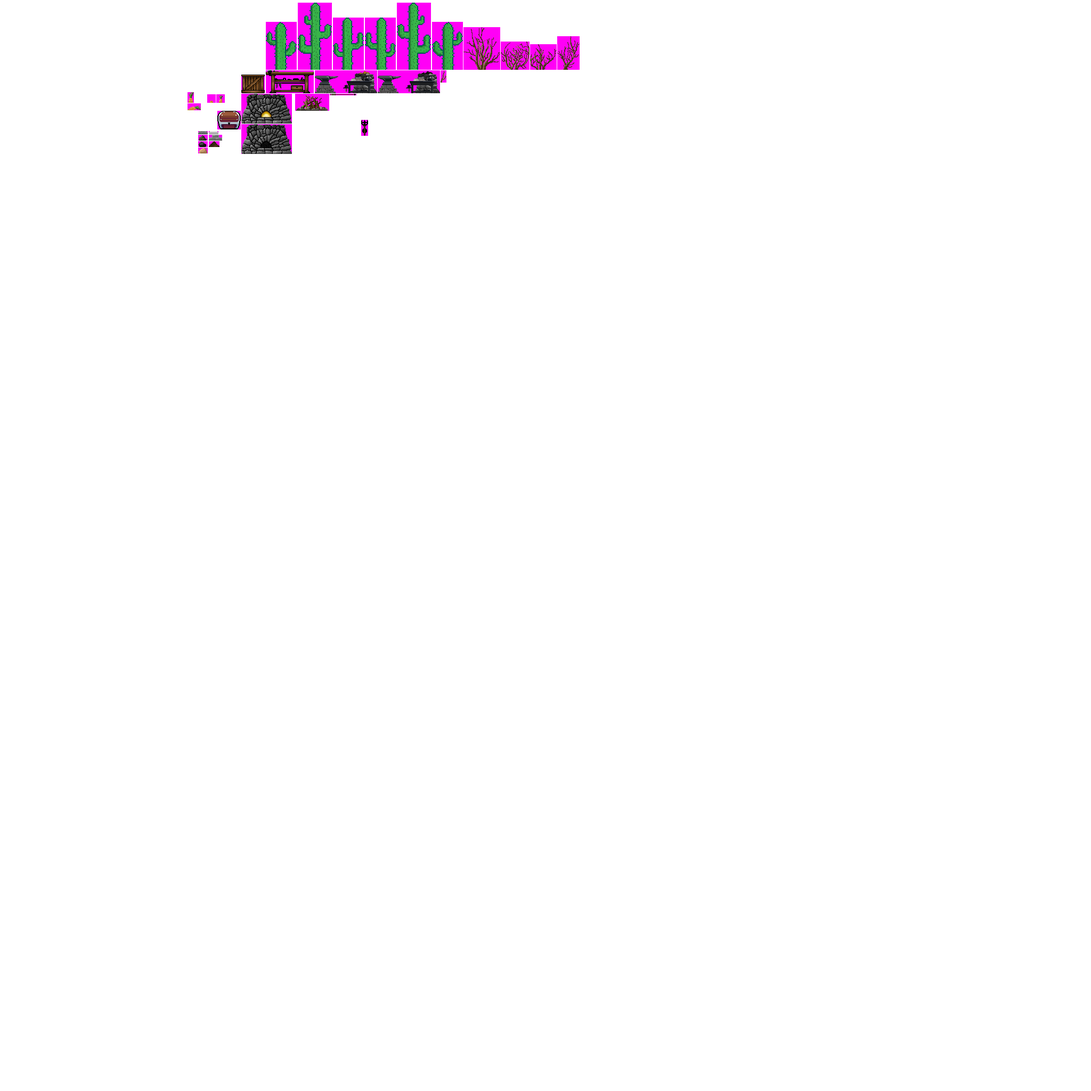
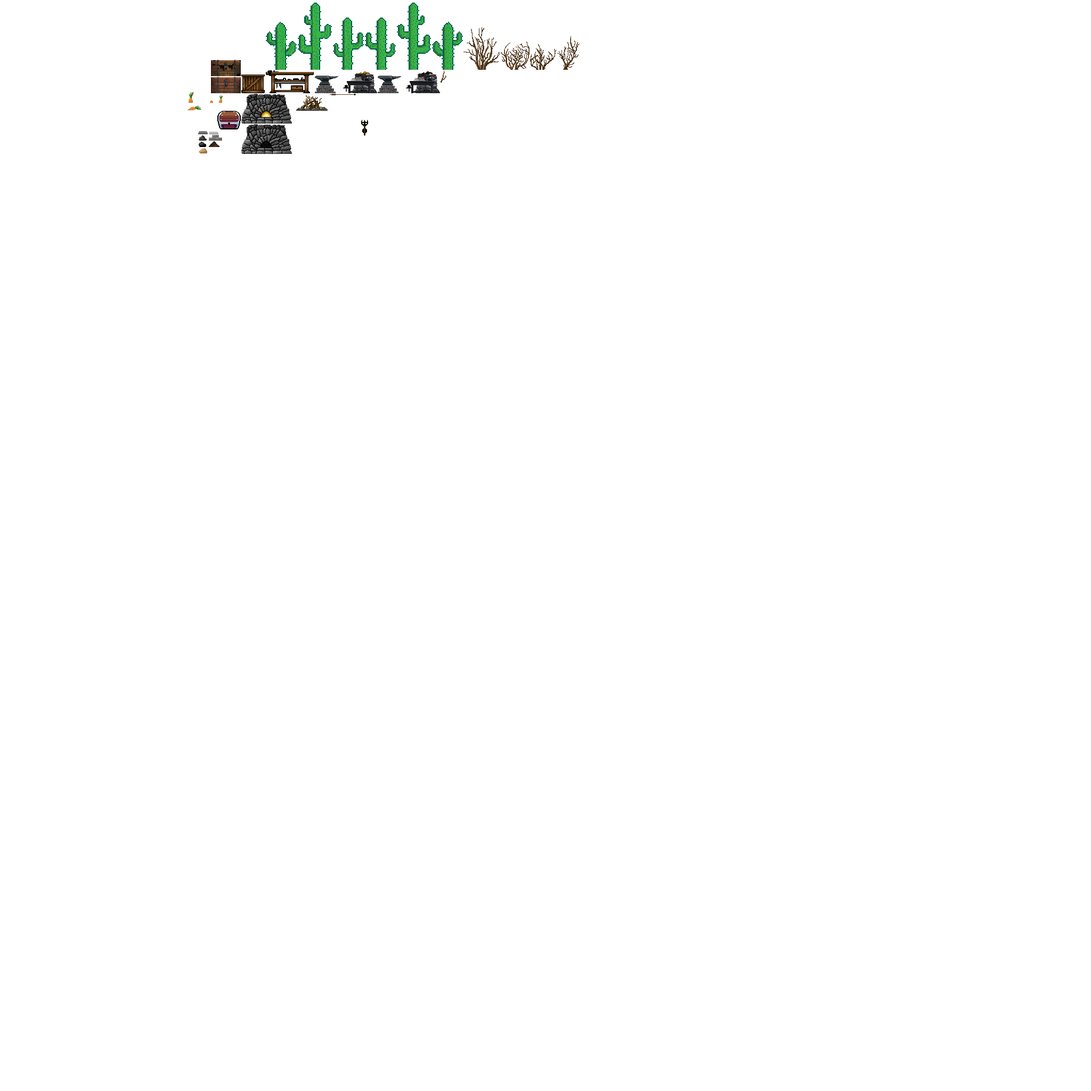
The second 1091 × 1091 image is a revision of the first. Changes to its layers:
added group "MediumRotten" with 2 layers above "MediumNormal" over [211, 59, 241, 77]
added layer "Metal" (1st of 2, in "MediumRotten") in group "MediumRotten" over [216, 59, 237, 77]
added layer "Box" (1st of 2, in "MediumRotten") in group "MediumRotten" over [211, 60, 241, 77]
added group "MediumNormal" with 2 layers above "Grid" over [211, 76, 241, 94]
added layer "Metal" (2nd of 2, in "MediumNormal") in group "MediumNormal" over [216, 76, 237, 94]
added layer "Box" (2nd of 2, in "MediumNormal") in group "MediumNormal" over [211, 77, 241, 94]
hid "Grid", painted on it over [187, 2, 580, 155]
